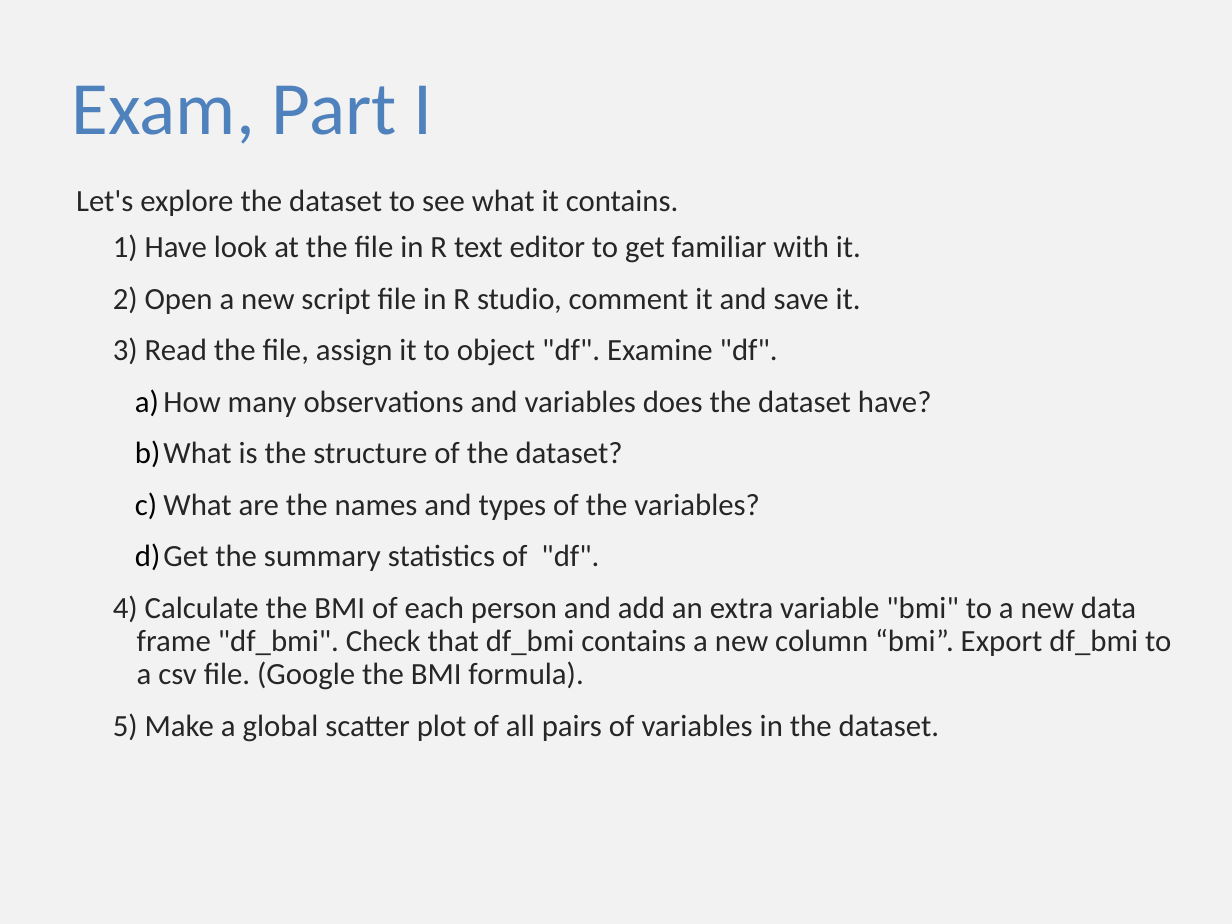
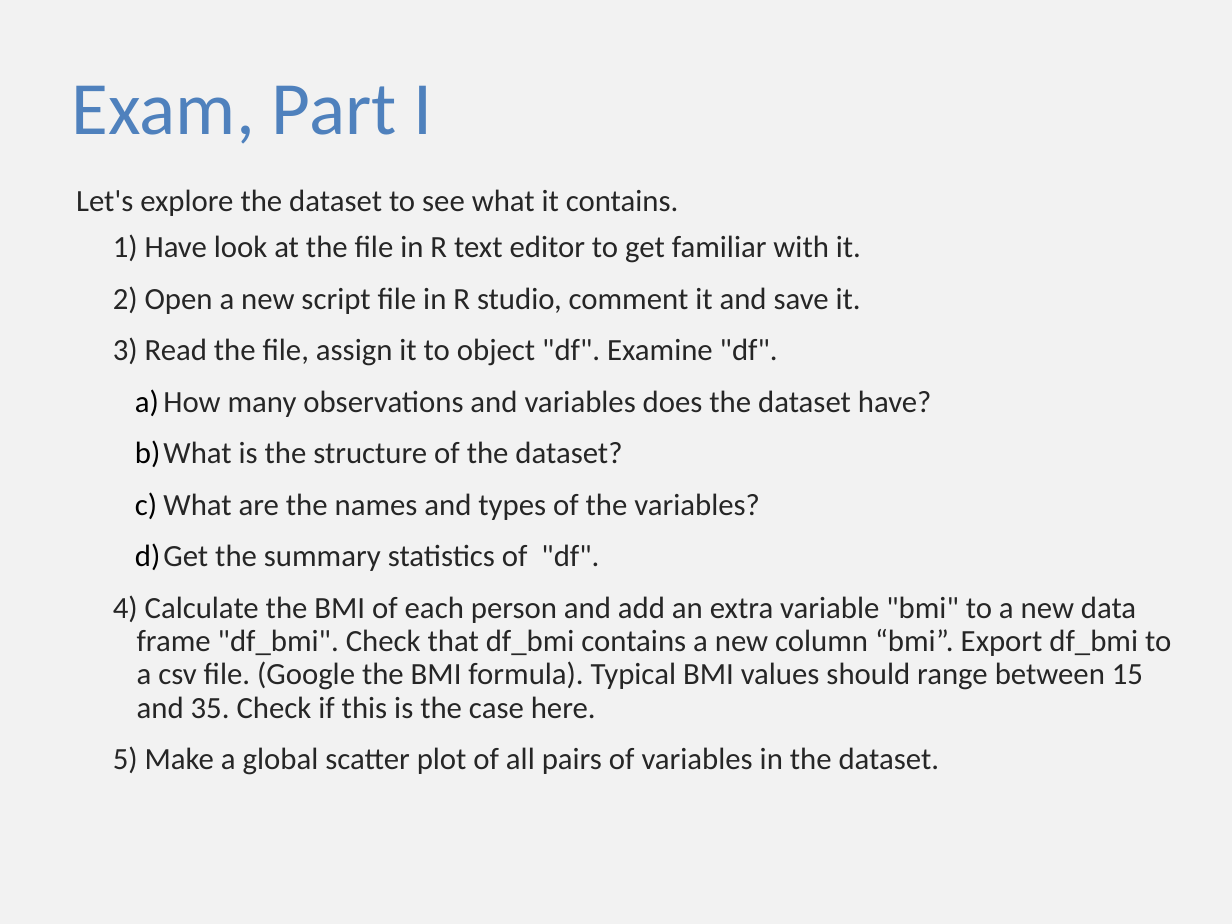
Before and after one commit to sib-swiss/first-steps-with-R-training, a slide deck: slide 2 of assets/pptx/exam_R.pptx. Drawn at 1232x924 pixels with LibreOffice and Linux fonts; fonts in the diff are those of the drawing. Boxes give left, top, right and bottom in pixels: in the first picture for what was removed or moved away, otherwise in the second. Text is boxed around its words. In the diff, an @@ line names an element or a change of style, - is before the commit and + after.

```diff
--- a/assets/pptx/exam_R.pptx
+++ b/assets/pptx/exam_R.pptx
@@ text at [137,596,1171,719]: text changed @@
-  4) Calculate the BMI of each person and add an extra variable "bmi" to a new data frame "df_bmi". Check that df_bmi contains a new column “bmi”. Export df_bmi to a csv file. (Google the BMI formula).
+  4) Calculate the BMI of each person and add an extra variable "bmi" to a new data frame "df_bmi". Check that df_bmi contains a new column “bmi”. Export df_bmi to a csv file. (Google the BMI formula). Typical BMI values should range between 15 and 35. Check if this is the case here.
```
Also in this commit, not shown: 2 other slides changed, 2 other files.
